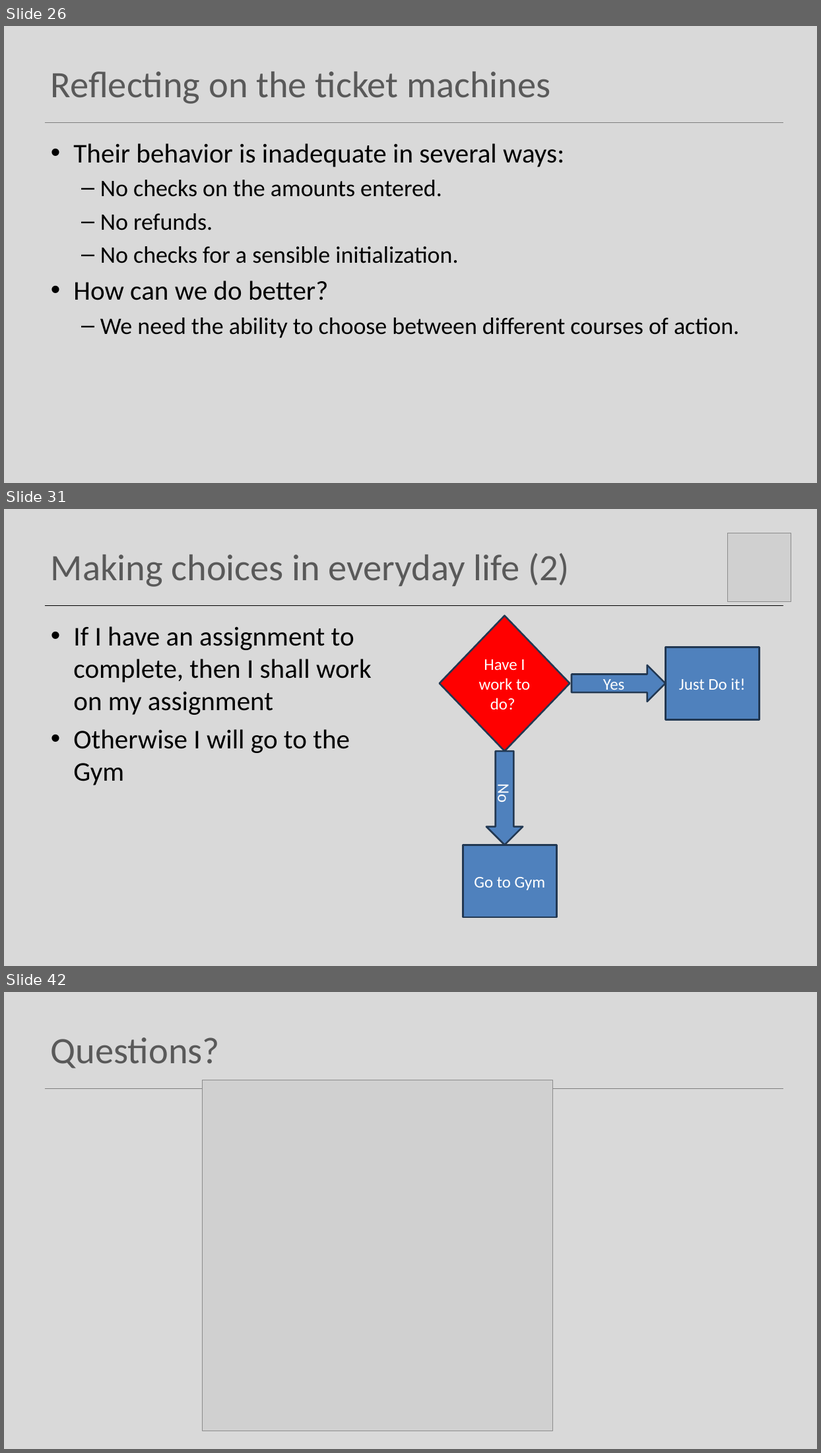
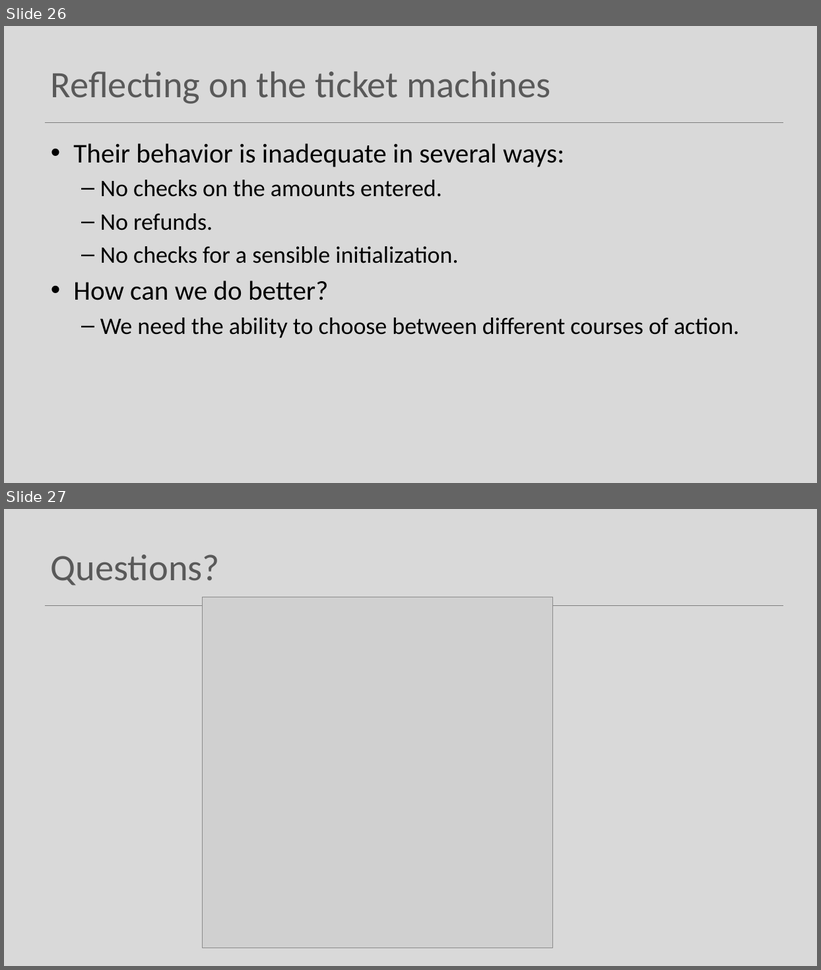
Before and after one commit to Programming-Fundamentals-SETU/prog-fund-1-sept-25, a slide deck: topic02-understanding-class-definitions/unit-1/talk-2/b-class-definitions-methods.pptx. Shown one above the other, each under a label of ours: slides 26, 31 and 42 before the commit, slides 26 and 27 after it; the slides between them are not shown. The pictures are 821x1453 and 821x970 pixels, drawn with LibreOffice and Linux fonts; fonts in the diff are those of the drawing; grey boxes stand for pictures. Boxes give left, top, right and bottom in pixels: in the first picture for what was removed or moved away, otherwise in the second. Text is boxed around its words. In the diff, an @@ line names an element or a change of style, - is before the commit and + after.

```diff
--- a/topic02-understanding-class-definitions/unit-1/talk-2/b-class-definitions-methods.pptx
+++ b/topic02-understanding-class-definitions/unit-1/talk-2/b-class-definitions-methods.pptx
@@ slide 31 removed at bbox=[4, 509, 817, 966], background #D9D9D9 @@
@@ picture removed at bbox=[727, 533, 791, 601] @@
@@ title removed at bbox=[51, 553, 570, 587] @@
-Making choices in everyday life (2)
@@ line removed from (45, 605) to (783, 605) @@
@@ text removed at bbox=[73, 626, 372, 786] @@
-• If I have an assignment to complete, then I shall work on my assignment
-• Otherwise I will go to the Gym
@@ group removed at bbox=[440, 616, 760, 918]: 2 right arrows, 2 rectangles, 1 diamond @@
-Have I work to do?
-Yes
-No
-Just Do it!
-Go to Gym
@@ what was slide 42 is now slide 27 @@
```
Also in this commit, not shown: 14 other slides removed, 13 other files.
